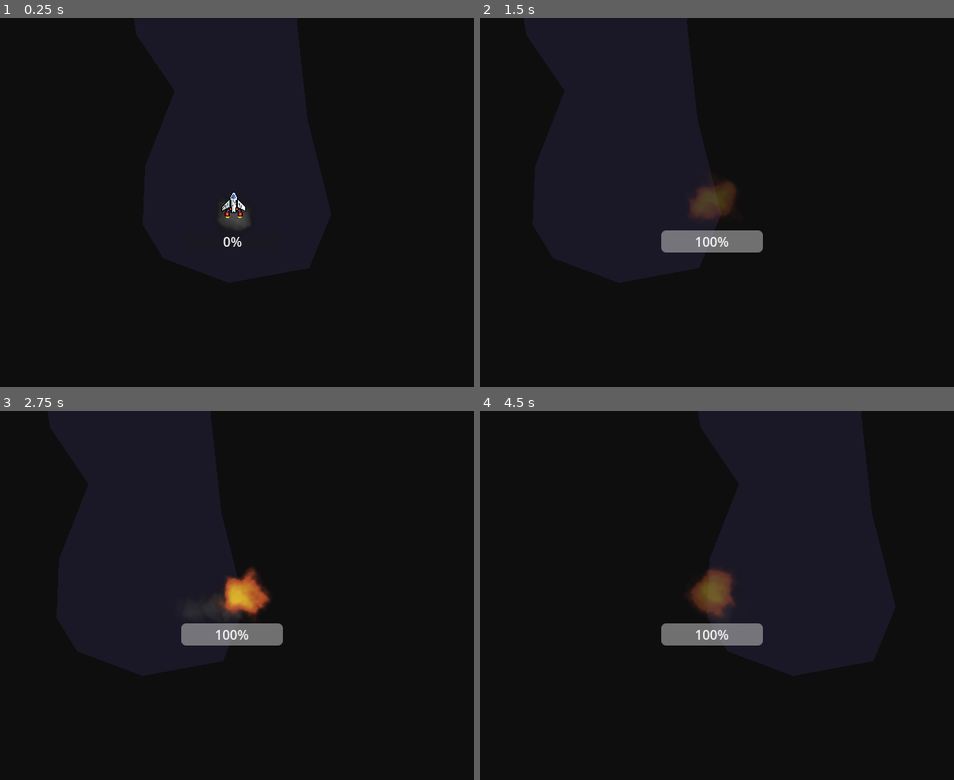
Above: before the commit, frames 1-4 (two rows, left to right).
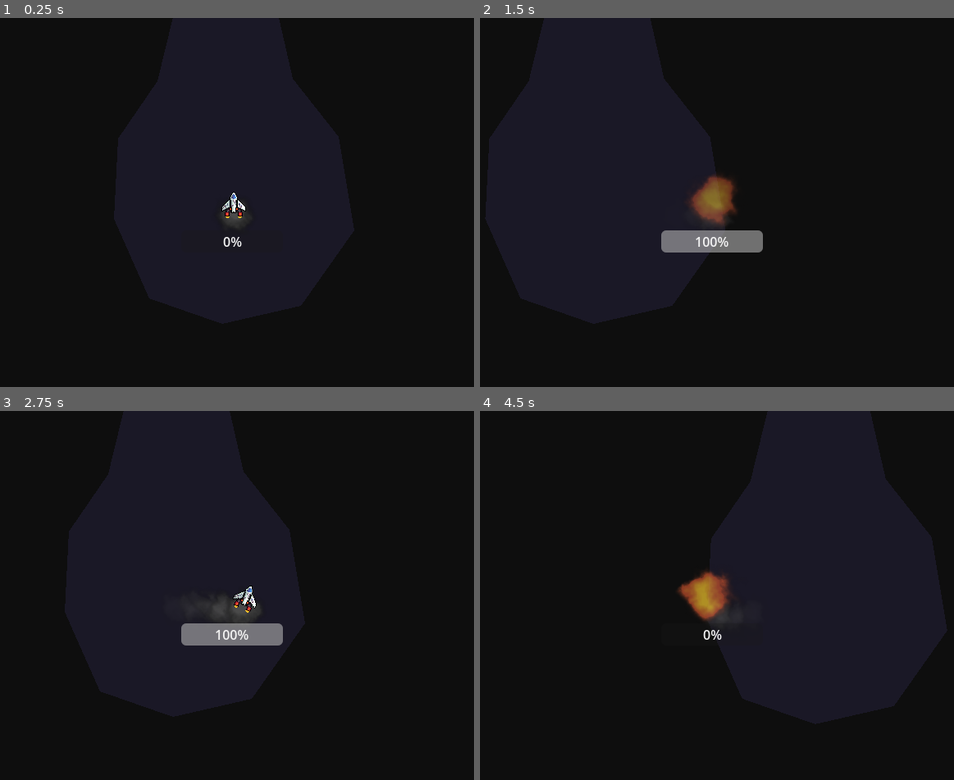
Above: after the commit, the same moments.

Repository: itsMapleLeaf/ldjam54
Game: Godot game, scene res://game.tscn
Two runs of this game, one before a commit and one after it. Both use one fixed random seed, a clock stepped at 60 frames per second and the inputs below.
Inputs:
- Up to frame 1 (0.25 s): no input
- Up to frame 2 (1.5 s): tap Enter at 0.5 s; hold D (strafe_right) 0.53-1.28 s; hold Space (boost) 0.53-1.28 s; hold A (strafe_left) from 1.28 s (still down); tap Space (boost) at 1.35 s
- Up to frame 3 (2.75 s): release A (strafe_left) at 2.03 s; hold D (strafe_right) from 2.03 s (still down); hold Space (boost) from 2.03 s (still down)
- Up to frame 4 (4.5 s): release Space (boost) at 2.78 s; tap Space (boost) at 2.85, 4.35 s; release D (strafe_right) at 3.53 s; hold Space (boost) 3.53-4.28 s; hold A (strafe_left) from 3.53 s (still down)

The runs differ from the first frame. In frame 1, less than 0.1% of the frame differs, in the area x 50-53%, y 55-57%; in frame 2, 0.8%; in frame 3, 1.0%; in frame 4, 2.2%, in the area x 38-60%, y 42-64%.

Commit message:
multiple levels

Diff:
--- a/game.gd
+++ b/game.gd
@@ -1,11 +1,31 @@
 extends Node2D
 
-@export var player: Player
-@export var level_container: Node2D
+@export var levels: Node
+
+@onready var player := preload("res://player.tscn").instantiate() as Player
+@onready var current_level := levels.get_child(current_level_index).duplicate() as Node2D
+
+var current_level_index := 0
 
 func _ready() -> void:
-	var level := preload("res://levels/oneturn.tscn").instantiate()
-	level_container.add_child(level)
+	player.level_completed.connect(_on_player_level_completed)
+
+	add_child(current_level)
+	add_child(player)
+
+func _on_player_level_completed() -> void:
+	await get_tree().create_timer(2).timeout
+
+	current_level_index = mini(current_level_index + 1, levels.get_child_count() - 1)
+
+	current_level.queue_free()
+	current_level = levels.get_child(current_level_index).duplicate()
+	add_child(current_level)
+
+	player.queue_free()
+	player = preload("res://player.tscn").instantiate() as Player
+	player.level_completed.connect(_on_player_level_completed)
+	add_child(player)
 
 func _unhandled_input(event: InputEvent) -> void:
 	if event.is_action_pressed("ui_cancel"):
--- a/game.tscn
+++ b/game.tscn
@@ -1,13 +1,20 @@
-[gd_scene load_steps=3 format=3 uid="uid://dfr4qa7va55hf"]
+[gd_scene load_steps=5 format=3 uid="uid://dfr4qa7va55hf"]
 
-[ext_resource type="PackedScene" uid="uid://e6qi38y4o5q7" path="res://player.tscn" id="1_1f22x"]
 [ext_resource type="Script" path="res://game.gd" id="1_ystwq"]
+[ext_resource type="PackedScene" uid="uid://bf8nwnqt4hj5f" path="res://levels/snake.tscn" id="2_5atuh"]
+[ext_resource type="PackedScene" uid="uid://b6adjxtij47fe" path="res://levels/straight.tscn" id="3_gsbho"]
+[ext_resource type="PackedScene" uid="uid://b8u5hrcswdput" path="res://levels/oneturn.tscn" id="4_dpifl"]
 
-[node name="Game" type="Node2D" node_paths=PackedStringArray("player", "level_container")]
+[node name="Game" type="Node2D" node_paths=PackedStringArray("levels")]
 script = ExtResource("1_ystwq")
-player = NodePath("Player")
-level_container = NodePath("LevelContainer")
+levels = NodePath("Levels")
 
-[node name="LevelContainer" type="Node2D" parent="."]
+[node name="Levels" type="Node2D" parent="."]
+process_mode = 4
+visible = false
 
-[node name="Player" parent="." instance=ExtResource("1_1f22x")]
+[node name="straight" parent="Levels" instance=ExtResource("3_gsbho")]
+
+[node name="oneturn" parent="Levels" instance=ExtResource("4_dpifl")]
+
+[node name="snake" parent="Levels" instance=ExtResource("2_5atuh")]
--- a/level_area.tscn
+++ b/level_area.tscn
@@ -3,7 +3,5 @@
 [ext_resource type="Script" path="res://level_area.gd" id="1_htstb"]
 
 [node name="Polygon2D" type="Polygon2D" groups=["PlayerKiller"]]
-position = Vector2(-657, -275)
 color = Color(0.101961, 0.0980392, 0.14902, 1)
-polygon = PackedVector2Array(546, 302, 571, 343, 651, 373, 749, 355, 776, 289, 747, 174, 734, 54, 763, -75, 920, -154, 1102, -88, 1255, -84, 1289, -151, 1256, -279, 1155, -293, 1032, -276, 898, -325, 804, -319, 680, -244, 542, -122, 530, 14, 538, 70, 585, 139, 549, 231)
 script = ExtResource("1_htstb")
--- a/levels/oneturn.tscn
+++ b/levels/oneturn.tscn
@@ -3,9 +3,11 @@
 [ext_resource type="PackedScene" uid="uid://dgvhk87nfq2da" path="res://level_area.tscn" id="1_ym48y"]
 [ext_resource type="PackedScene" uid="uid://bffyh0psdenmv" path="res://wormhole.tscn" id="2_qyguf"]
 
-[node name="Node2D" type="Node2D"]
+[node name="oneturn" type="Node2D"]
 
 [node name="Polygon2D" parent="." instance=ExtResource("1_ym48y")]
+position = Vector2(-659, -271)
+polygon = PackedVector2Array(546, 302, 571, 343, 651, 373, 749, 355, 776, 289, 747, 174, 734, 54, 763, -75, 920, -154, 1102, -88, 1255, -84, 1289, -151, 1256, -279, 1155, -293, 1032, -276, 898, -325, 804, -319, 680, -244, 542, -122, 530, 14, 538, 70, 585, 139, 549, 231)
 
 [node name="Wormhole" parent="." instance=ExtResource("2_qyguf")]
 position = Vector2(530, -457)
--- /dev/null
+++ b/levels/snake.tscn
@@ -0,0 +1,13 @@
+[gd_scene load_steps=3 format=3 uid="uid://bf8nwnqt4hj5f"]
+
+[ext_resource type="PackedScene" uid="uid://dgvhk87nfq2da" path="res://level_area.tscn" id="1_r4n8d"]
+[ext_resource type="PackedScene" uid="uid://bffyh0psdenmv" path="res://wormhole.tscn" id="2_4wdqf"]
+
+[node name="snake" type="Node2D"]
+
+[node name="Polygon2D" parent="." instance=ExtResource("1_r4n8d")]
+position = Vector2(-34, 59)
+polygon = PackedVector2Array(-55, 20, 28, 67, 128, 27, 163, -66, 78, -188, 83, -303, 117, -376, 188, -426, 221, -519, 200, -619, 133, -708, 126, -803, 128, -895, 206, -935, 235, -1031, 186, -1136, 96, -1171, -29, -1115, -37, -974, 26, -901, 16, -795, 27, -686, 106, -598, 94, -464, 8, -399, -21, -295, -20, -189, -86, -83)
+
+[node name="Wormhole" parent="." instance=ExtResource("2_4wdqf")]
+position = Vector2(56, -972)
--- /dev/null
+++ b/levels/straight.tscn
@@ -0,0 +1,13 @@
+[gd_scene load_steps=3 format=3 uid="uid://b6adjxtij47fe"]
+
+[ext_resource type="PackedScene" uid="uid://dgvhk87nfq2da" path="res://level_area.tscn" id="1_h3d53"]
+[ext_resource type="PackedScene" uid="uid://bffyh0psdenmv" path="res://wormhole.tscn" id="2_mig8h"]
+
+[node name="straight" type="Node2D"]
+
+[node name="Polygon2D" parent="." instance=ExtResource("1_h3d53")]
+position = Vector2(-20, 48)
+polygon = PackedVector2Array(-83, 69, 6, 100, 102, 78, 167, -14, 148, -128, 92, -199, 68, -304, 86, -375, 133, -465, 141, -602, 89, -686, -19, -696, -107, -652, -125, -546, -110, -476, -60, -396, -46, -307, -73, -196, -121, -126, -126, -28)
+
+[node name="Wormhole" parent="." instance=ExtResource("2_mig8h")]
+position = Vector2(-7, -542)
--- a/player.gd
+++ b/player.gd
@@ -1,5 +1,13 @@
 extends Area2D
 class_name Player
+
+@export var sprite: Node2D
+@export var camera: Camera2D
+@export var boost_animation_player: AnimationPlayer
+@export var charge_meter: ProgressBar
+@export var smoke_spawn_marker: Node2D
+
+signal level_completed
 
 const TURN_SPEED := 3.0
 const MIN_BOOST_STRENGTH := 100.0
@@ -17,12 +25,6 @@
 var strafing := 0.0
 var charge_amount := 0.0
 var smoke_wait_time := 0.0
-
-@export var sprite: Node2D
-@export var camera: Camera2D
-@export var boost_animation_player: AnimationPlayer
-@export var charge_meter: ProgressBar
-@export var smoke_spawn_marker: Node2D
 
 func _ready() -> void:
 	boost_animation_player.play("idle")
@@ -83,7 +85,7 @@
 		set_process.call_deferred(false)
 		visible = false
 
-		await get_tree().create_timer(1).timeout
+		await get_tree().create_timer(0.5).timeout
 
 		set_process(true)
 		visible = true
@@ -108,3 +110,4 @@
 		set_process.call_deferred(false)
 		add_child(warp_effect)
 		sprite.visible = false
+		level_completed.emit()
